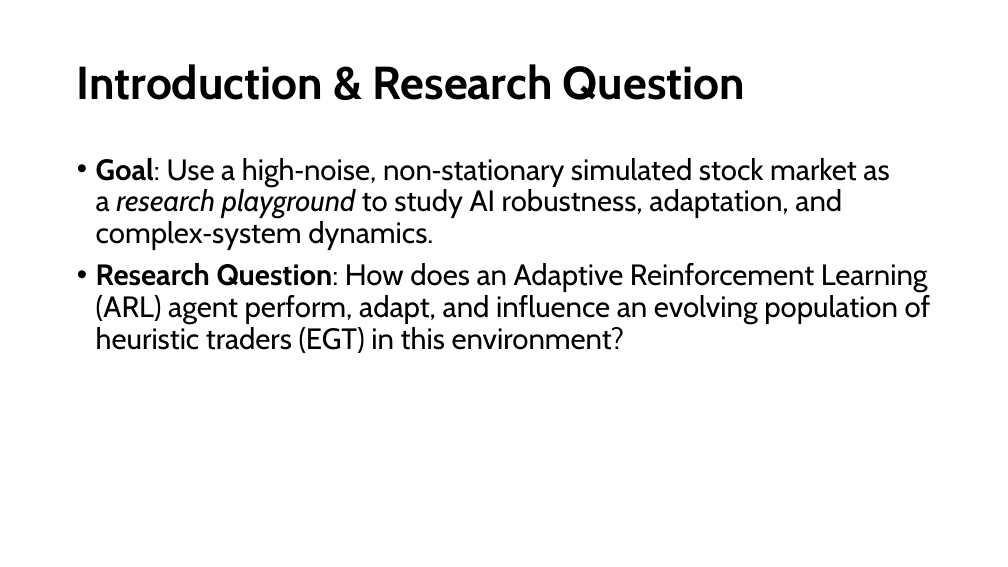
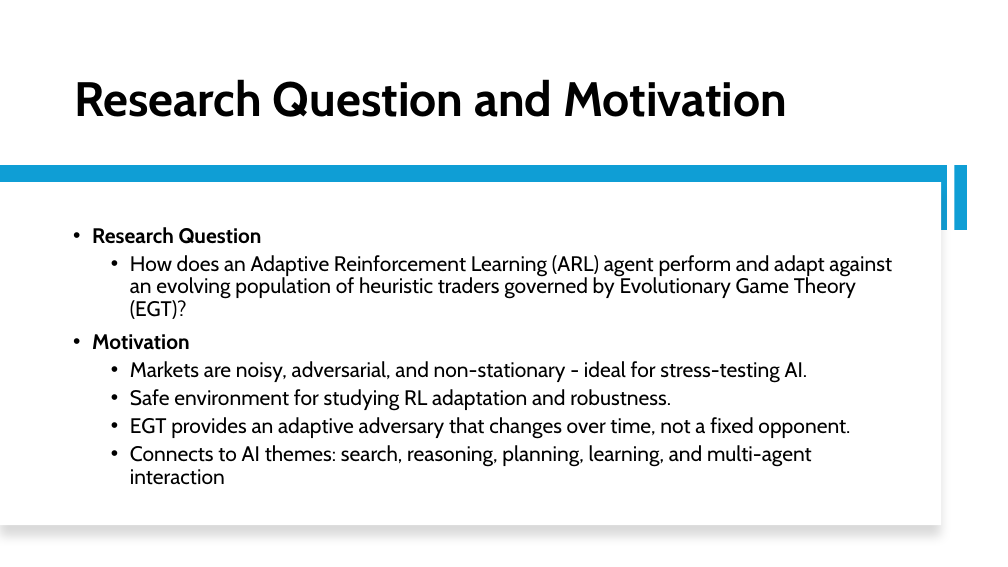
Before and after one commit to Srithwak/Coevolutionary_ARL_vs_EGT_agents_research, a slide deck: slide 2 of presentation.pptx. Drawn at 1008x567 pixels with LibreOffice and Linux fonts; fonts in the diff are those of the drawing. Boxes give left, top, right and bottom in pixels: in the first picture for what was removed or moved away, otherwise in the second. Text is boxed around its words. In the diff, an @@ line names an element or a change of style, - is before the commit and + after.

Commit message:
Pushing initial formatted ppt

```diff
--- a/presentation.pptx
+++ b/presentation.pptx
@@ title "Research Question and Motivation" at (74, 79, 787, 117): vertical alignment middle to bottom @@
@@ title at (74, 79, 787, 117): text changed; size 44 to 46 pt @@
-Introduction & Research Question
+Research Question and Motivation
@@ rectangle added at (0, 166, 948, 230), fill #0F9ED5 @@
@@ rectangle added at (954, 166, 967, 230), fill #0F9ED5 @@
@@ rectangle added at (0, 182, 941, 526), fill #FFFFFF @@
@@ text "Research Question" at (92, 227, 892, 485): vertical alignment top to middle @@
@@ text at (92, 227, 892, 485): text changed; size 28 to 20 pt @@
-• Goal: Use a high‑noise, non‑stationary simulated stock market as a research playground to study AI robustness, adaptation, and complex‑system dynamics.
-• Research Question: How does an Adaptive Reinforcement Learning (ARL) agent perform, adapt, and influence an evolving population of heuristic traders (EGT) in this environment?
+• Research Question
+  • How does an Adaptive Reinforcement Learning (ARL) agent perform and adapt against an evolving population of heuristic traders governed by Evolutionary Game Theory (EGT)?
+• Motivation
+  • Markets are noisy, adversarial, and non-stationary - ideal for stress-testing AI.
+  • Safe environment for studying RL adaptation and robustness.
+  • EGT provides an adaptive adversary that changes over time, not a fixed opponent.
+  • Connects to AI themes: search, reasoning, planning, learning, and multi-agent interaction
```
Also in this commit, not shown: 5 other slides changed, 10 slides added, 9 slides removed.
